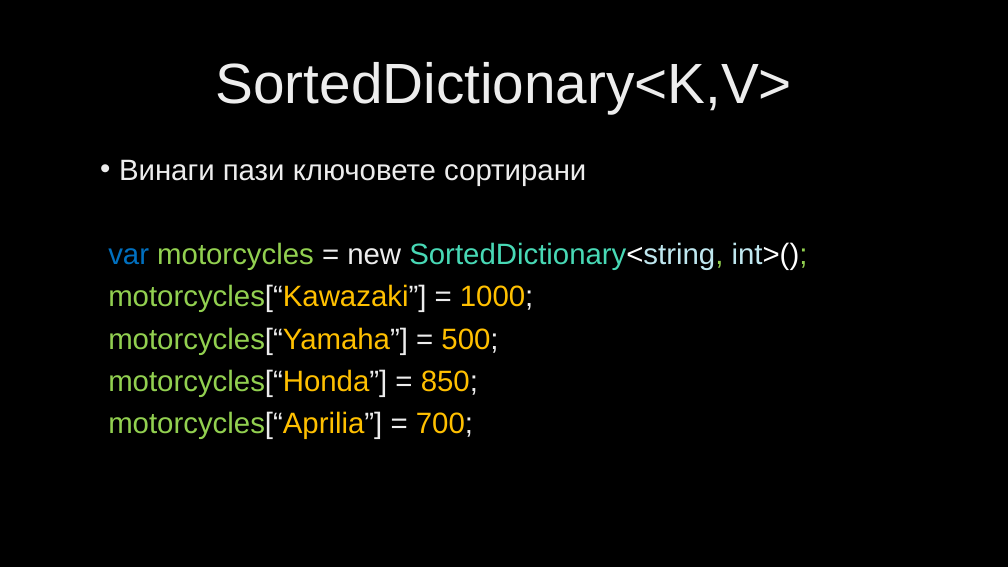
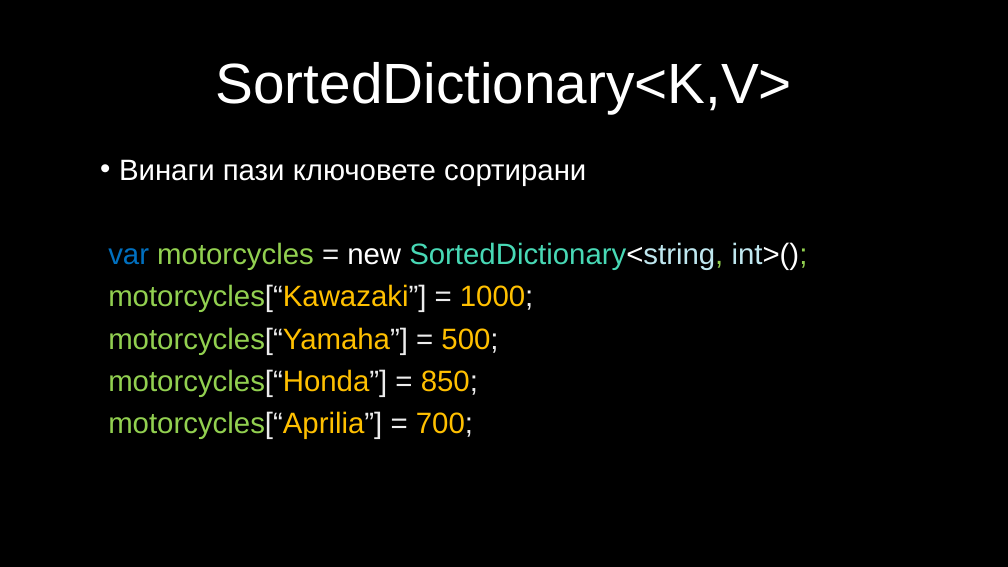
Before and after one commit to velizar92/CSharp-Programming-Presentations, a slide deck: slide 30 of C# Intermediate.pptx. Drawn at 1008x567 pixels with LibreOffice and Linux fonts; fonts in the diff are those of the drawing; background and template pictures are left out. Boxes give left, top, right and bottom in pixels: in the first picture for what was removed or moved away, otherwise in the second. Text is boxed around its words. In the diff, an @@ line names an element or a change of style, - is before the commit and + after.

```diff
--- a/C# Intermediate.pptx
+++ b/C# Intermediate.pptx
@@ title "SortedDictionary<K,V>" at box(216, 62, 792, 113): text colour gradient #BFBFBF to #EDEDED to #FFFFFF to #FFFFFF @@
@@ text at box(108, 159, 808, 270): text colour gradient #BFBFBF to #EDEDED to #FFFFFF to #FFFFFF in "Винаги пази ключовете сортирани", "new" @@
```
Also in this commit, not shown: 3 other slides changed, 1 slide added.
